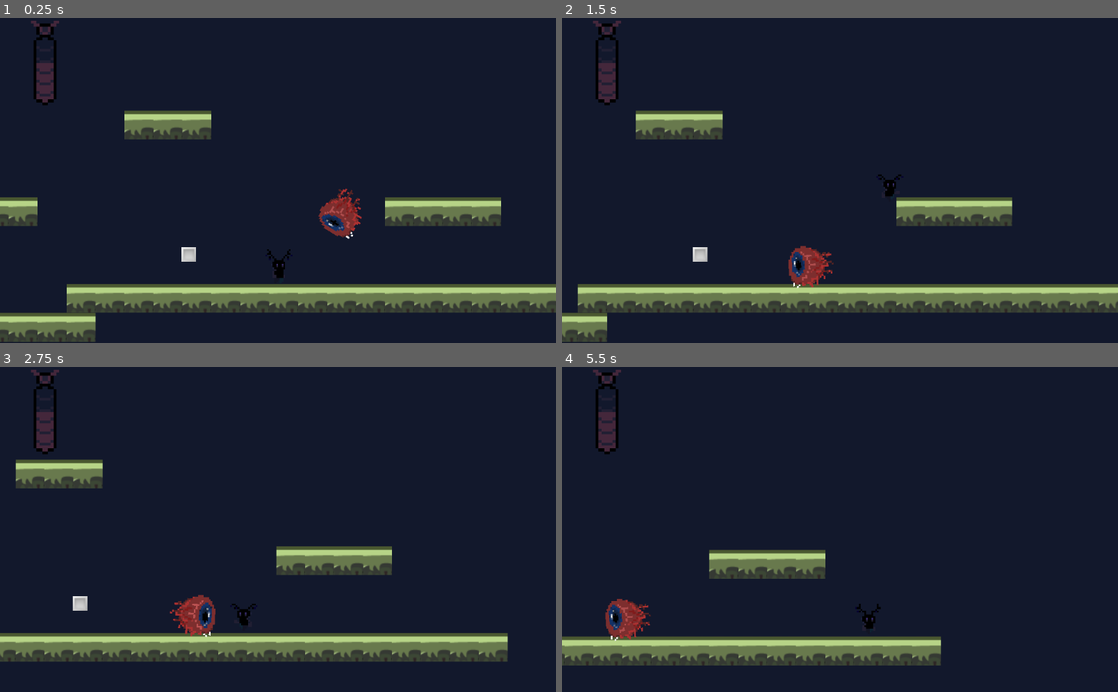
Above: before the commit, frames 1-4 (two rows, left to right).
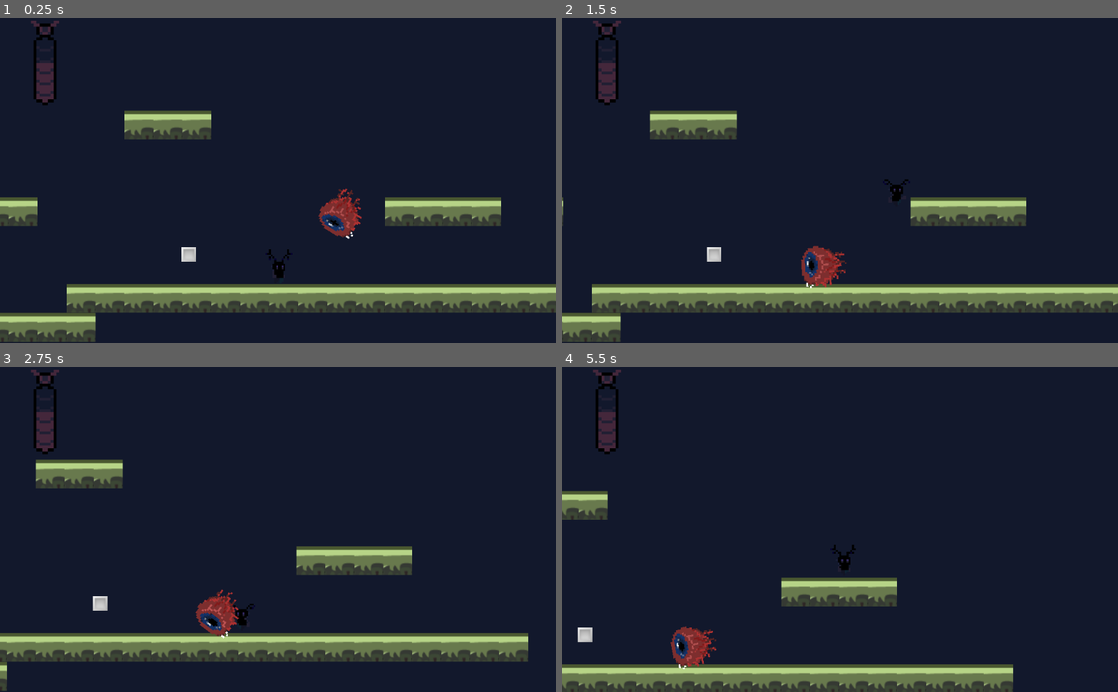
Above: after the commit, the same moments.

Repository: RPI-GameJamTeam/GodotProject
Game: Godot game, scene res://Scenes/MainScene.tscn
Two runs of this game, one before a commit and one after it. Both use one fixed random seed, a clock stepped at 60 frames per second and the inputs below.
Inputs:
- Up to frame 1 (0.25 s): no input
- Up to frame 2 (1.5 s): hold D (right) from 0.53 s (still down); tap Shift (dash) at 0.6, 1.35 s; tap Space (jump) at 0.77 s
- Up to frame 3 (2.75 s): tap Space (jump) at 1.52 s; release D (right) at 2.03 s; hold A (left) from 2.03 s (still down); tap Shift (dash) at 2.1 s
- Up to frame 4 (5.5 s): release A (left) at 2.78 s; hold D (right) 2.78-4.28 s; tap Shift (dash) every 0.75 s from 2.85 to 5.1 s; tap Space (jump) at 3.02, 3.77, 4.52 s; hold A (left) 4.28-5.03 s; hold D (right) from 5.03 s (still down)

The runs differ from the first frame. In frame 1, less than 0.1% of the frame differs, in the area x 48-53%, y 71-78%; in frame 2, 4.7%; in frame 3, 4.6%; in frame 4, 18%, in the area x 0-82%, y 38-100%.

Commit message:
Fix player movement

Diff:
--- a/Game Jam/Scenes/Enemy.tscn
+++ b/Game Jam/Scenes/Enemy.tscn
@@ -11,7 +11,7 @@
 
 [node name="AnimatedSprite" parent="." instance=ExtResource( 1 )]
 animation = "idle"
-frame = 7
+frame = 6
 
 [node name="CollisionShape2D" type="CollisionShape2D" parent="."]
 shape = SubResource( 1 )
--- a/Game Jam/Scenes/Player.tscn
+++ b/Game Jam/Scenes/Player.tscn
@@ -74,4 +74,4 @@
 texture = ExtResource( 4 )
 
 [node name="AnimatedSprite" parent="." instance=ExtResource( 1 )]
-frame = 1
+frame = 2
--- a/Game Jam/Scripts/Player.gd
+++ b/Game Jam/Scripts/Player.gd
@@ -40,13 +40,13 @@
 	var walk = input.x * WALK_FORCE
 
 	# slow the player down while not moving
-	if abs(walk) < WALK_FORCE * 0.2 or walk > 0 and input.x < 0 or walk < 0 and input.x > 0:
-		velocity.x = move_toward(velocity.x, 0, STOP_FORCE * delta)
+	if abs(walk) < WALK_FORCE * 0.2 or (velocity.x > 0 and input.x < 0) or (velocity.x < 0 and input.x > 0):
+		velocity.x = move_toward(velocity.x, 0, STOP_FORCE * delta * 4)
 	else:
 		if state == ElementState.FIRE:
-			velocity.x += walk * delta * 2
+			velocity.x += walk * delta * 1.5
 		else:
-			velocity.x += walk * delta * 2
+			velocity.x += walk * delta
 		$AnimatedSprite.play("run")
 
 	if walk < 0:
@@ -58,7 +58,7 @@
 
 	# clamp velocity
 	if state == ElementState.FIRE:
-		velocity.x = clamp(velocity.x, -WALK_MAX_SPEED*2, WALK_MAX_SPEED*2)
+		velocity.x = clamp(velocity.x, -WALK_MAX_SPEED*1.5, WALK_MAX_SPEED*1.5)
 	else:
 		velocity.x = clamp(velocity.x, -WALK_MAX_SPEED, WALK_MAX_SPEED)
 
@@ -72,15 +72,19 @@
 	if is_on_floor() and Input.is_action_just_pressed("jump") and state != ElementState.WATER:
 		velocity.y = -JUMP_SPEED
 
-	if Input.is_action_just_pressed("dash") and state != ElementState.PARTICLE:
-		dash()
-		state = ElementState.PARTICLE
+	if Input.is_action_just_pressed("dash"):
+		if state != ElementState.PARTICLE:
+			dash()
+			state = ElementState.PARTICLE
+		else:
+			pass # leave chem trail
 
 func dash():
 	var dashRadius = 100
 	position = position + input * dashRadius
 	$Particles2D.restart()
-
+	$Camera2D.add_trauma(0.4)
+	$Camera2D.shake()
 
 func apply_element(element):
 	state = element
